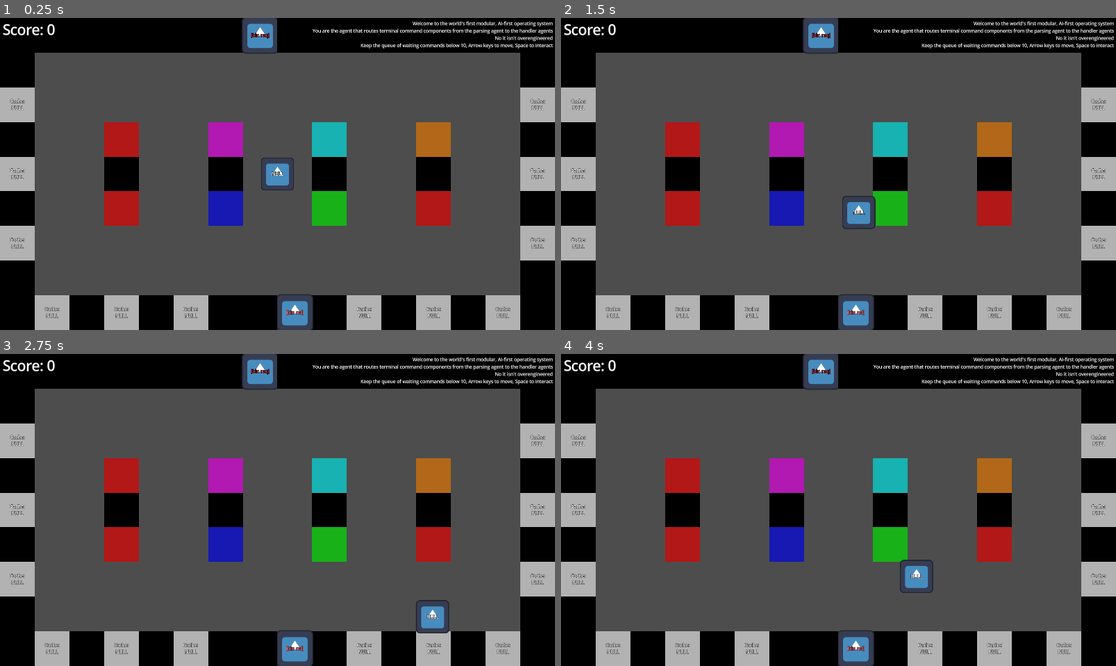
Above: before the commit, frames 1-4 (two rows, left to right).
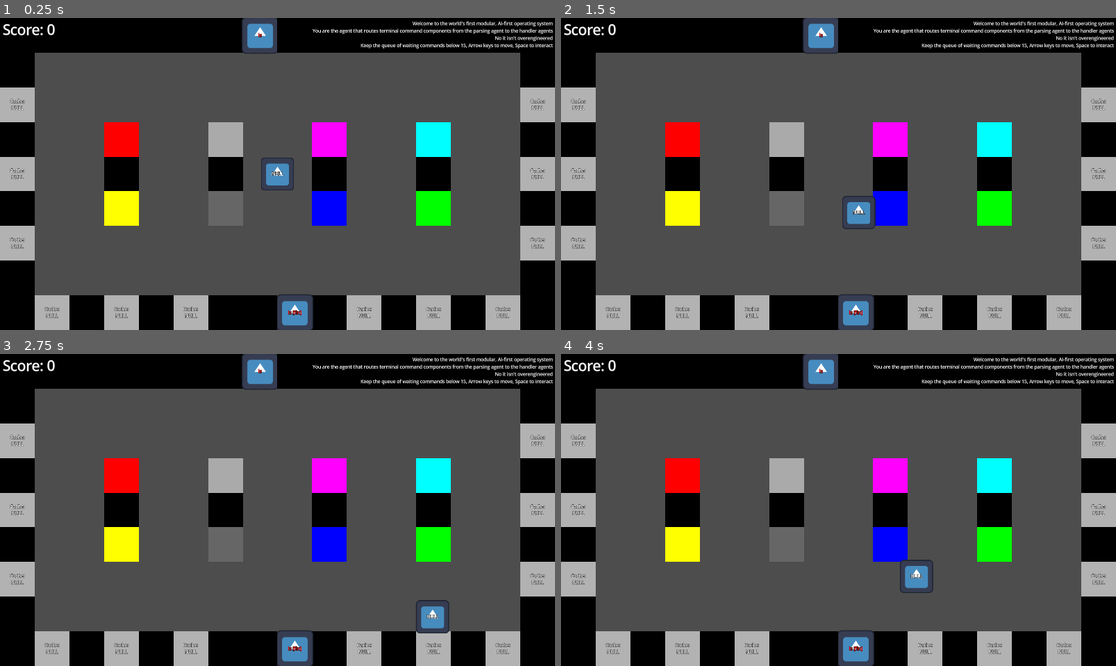
Above: after the commit, the same moments.

Repository: mxadams/blasterhacks26
Game: Godot game, scene res://scenes/game.tscn
The game is run twice, just before and just after one commit, with the same random seed, the same clock (stepped at 60 frames per second) and the same inputs. The engine's default icon, where the game draws it, is replaced by a stand-in: a white triangle on a blue panel in a dark square.
Inputs:
- Up to frame 1 (0.25 s): no input
- Up to frame 2 (1.5 s): tap Enter at 0.5 s; hold Right (right) 0.53-1.28 s; tap Space (interact) at 0.6, 1.25, 1.35 s; hold Down (down) from 1.28 s (still down)
- Up to frame 3 (2.75 s): release Down (down) at 2.03 s; hold Right (right) from 2.03 s (still down); tap Space (interact) at 2.1 s
- Up to frame 4 (4 s): release Right (right) at 2.78 s; hold Up (up) 2.78-3.53 s; tap Space (interact) at 2.85, 3.6 s; tap Enter at 3.5 s; hold Left (left) from 3.53 s (still down)

The runs differ from the first frame. In frame 1, 5.7% of the frame differs, in the area x 18-84%, y 4-96%; in frame 2, 5.6%; in frame 3, 5.7%; in frame 4, 5.7%.

Commit message:
changed text and colors, machines now do not show text

Diff:
--- a/scenes/machine.tscn
+++ b/scenes/machine.tscn
@@ -1,7 +1,6 @@
 [gd_scene format=3 uid="uid://dtrebi3nc5gry"]
 
 [ext_resource type="Script" uid="uid://emdbx70cebnd" path="res://scripts/machine.gd" id="1_73k52"]
-[ext_resource type="Texture2D" uid="uid://cxpfpiutnlcfe" path="res://icon.svg" id="2_448ux"]
 
 [sub_resource type="CircleShape2D" id="CircleShape2D_i4f25"]
 radius = 100.0
@@ -11,14 +10,14 @@
 [sub_resource type="RectangleShape2D" id="RectangleShape2D_73k52"]
 size = Vector2(120, 120)
 
+[sub_resource type="QuadMesh" id="QuadMesh_a5lir"]
+size = Vector2(120, 120)
+
 [node name="Machine" type="Area2D" unique_id=307354090]
 script = ExtResource("1_73k52")
 
 [node name="CollisionShape2D" type="CollisionShape2D" parent="." unique_id=288157467]
 shape = SubResource("CircleShape2D_i4f25")
-
-[node name="Sprite2D" type="Sprite2D" parent="." unique_id=1996330994]
-texture = ExtResource("2_448ux")
 
 [node name="Timer" type="Timer" parent="." unique_id=1568130455]
 
@@ -56,4 +55,7 @@
 [node name="CollisionShape2D" type="CollisionShape2D" parent="StaticBody2D" unique_id=971193631]
 shape = SubResource("RectangleShape2D_73k52")
 
+[node name="MeshInstance2D" type="MeshInstance2D" parent="." unique_id=185585861]
+mesh = SubResource("QuadMesh_a5lir")
+
 [connection signal="timeout" from="Timer" to="." method="_on_timer_timeout"]
--- a/scripts/command_feed.gd
+++ b/scripts/command_feed.gd
@@ -59,7 +59,7 @@
 			Global.CMD_QUEUE.pop_front()
 
 func _on_timer_timeout():
-	var new_command = [0]
+	var new_command = []
 	for i in range(Global.GAMERULE.max_command_length):
 		new_command.append(randi_range(1, Global.COMPONENT.NUM_TYPES))
 	new_command.sort()
@@ -68,6 +68,6 @@
 	for value in new_command:
 		if unique_command.is_empty() or unique_command[-1] != value:
 			unique_command.append(value)
-			submit_command.append(value+10)
+			submit_command.append(value + 10)
 	Global.CMD_QUEUE.append(unique_command)
 	Global.SUBMIT_QUEUE.append(submit_command)
--- a/scripts/command_submit.gd
+++ b/scripts/command_submit.gd
@@ -15,7 +15,7 @@
 			var parts = []
 			for arg in command:
 				var text = Global.COMPONENT.MAP[arg]
-				var color = Global.COMPONENT.COLORS[arg]
+				var color = Global.COMPONENT.COLORS[arg % 10]
 				parts.append("[color=%s]%s[/color]" % [color, text])
 			if label.text:
 				label.text += "\n" + " ".join(parts)
@@ -26,7 +26,7 @@
 			var parts = []
 			for arg in Global.SUBMIT_QUEUE[i]:
 				var text = Global.COMPONENT.MAP[arg]
-				var color = Global.COMPONENT.COLORS[arg]
+				var color = Global.COMPONENT.COLORS[arg % 10]
 				parts.append("[color=%s]%s[/color]" % [color, text])
 			if label.text:
 				label.text += "\n" + " ".join(parts)
--- a/scripts/game.gd
+++ b/scripts/game.gd
@@ -18,8 +18,8 @@
 	label_right.text = "Welcome to the world's first modular, AI-first operating system"
 	label_right.text += "\nYou are the agent that routes terminal command components from the parsing agent to the handler agents"
 	label_right.text += "\nNo it isn't overengineered"
-	label_right.text += "\nKeep the queue of waiting commands below 10, Arrow keys to move, Space to interact"
-	if len(Global.SUBMIT_QUEUE) > 10:
+	label_right.text += "\nKeep the queue of waiting commands below " + str(Global.GAMERULE.MAX_SUBMIT_LEN) + ", Arrow keys to move, Space to interact"
+	if len(Global.SUBMIT_QUEUE) > Global.GAMERULE.MAX_SUBMIT_LEN:
 		print("GAME OVER")
 
 func _on_timer_timeout():
--- a/scripts/global.gd
+++ b/scripts/global.gd
@@ -1,13 +1,4 @@
 extends Node
-
-const CACHE_STORAGE = preload("uid://ba7moxb5lk3hg")
-const MACHINE_ARGS = preload("uid://c4hg576et111m")
-const MACHINE_BIN = preload("uid://cftwdqrqd6tee")
-const MACHINE_FILE = preload("uid://b2fd55n82g2af")
-const MACHINE_FLAGS = preload("uid://bl3l8wxpmmnyr")
-const MACHINE_IO = preload("uid://bi48bhopw2x4q")
-const MACHINE_NET = preload("uid://45xpvfp7miu5")
-const WALL = preload("uid://bbe4ld36dyanf")
 
 var CMD_QUEUE = []
 var SUBMIT_QUEUE = []
@@ -19,46 +10,39 @@
 
 class ComponentData:
 	const ERROR_INDEX: int = -2
-	const NUM_TYPES: int = 5
+	const NULL_INDEX: int = -1
 	const MAP := {
 		ERROR_INDEX: "Hallucination",
-		-1: "NULL",
-		0: "[bin req]",
-		1: "[flag req]",
-		2: "[arg req]",
-		3: "[file req]",
-		4: "[net req]",
-		5: "[io req]",
-		10: "[bin ref]",
-		11: "[flags]",
-		12: "[args]",
-		13: "[file ref]",
-		14: "[net data]",
-		15: "[io data]",
+		NULL_INDEX: "NULL",
+		0: "ls",
+		1: "pwd",
+		2: "cd",
+		3: "mkdir",
+		4: "touch",
+		5: "mv",
+		6: "cat",
+		7: "man",
+		10: "ls [fin]",
+		11: "pwd [fin]",
+		12: "cd [fin]",
+		13: "mkdir [fin]",
+		14: "touch [fin]",
+		15: "mv [fin]",
+		16: "cat [fin]",
+		17: "man [fin]",
 	}
+	const NUM_TYPES: int = ((len(Global.COMPONENT.MAP) - 2)/2)-1
 	const COLORS := {
-		ERROR_INDEX: "ffffff",
-		-1: "ffffff",
-		0: "#b21818",
-		1: "#b26818",
-		2: "#18b218",
-		3: "#18b2b2",
-		4: "#1818b2",
-		5: "#b218b2",
-		10: "#ff5454",
-		11: "#ffff54",
-		12: "#54ff54",
-		13: "#54ffff",
-		14: "#5454ff",
-		15: "#ff54ff",
-	}
-	const SPRITES := {
-		0: MACHINE_BIN,
-		1: MACHINE_FLAGS,
-		2: MACHINE_ARGS,
-		3: MACHINE_FILE,
-		4: MACHINE_NET,
-		5: MACHINE_IO,
+		ERROR_INDEX: "#ffffff",
+		-1: "#ffffff",
+		0: "#ff0000",
+		1: "#ffff00",
+		2: "#00ff00",
+		3: "#00ffff",
+		4: "#0000ff",
+		5: "#ff00ff",
+		6: "#666666",
+		7: "#aaaaaa",
 	}
 var COMPONENT := ComponentData.new()
 
@@ -69,4 +53,5 @@
 	const COMMAND_SPAWN_TIME: float = 10.0 # seconds
 	const DIFFICULTY_INCREASE_TIME: float = 20.0 # seconds
 	const PLAYER_SPEED_INCREASE: float = 0.004 * Global.PLAYER.MOVE_SPEED_BASE
+	const MAX_SUBMIT_LEN: int = 15
 var GAMERULE := GameRuleData.new()
--- a/scripts/machine.gd
+++ b/scripts/machine.gd
@@ -4,8 +4,8 @@
 @onready var label = $Control/PanelContainer/Label
 @onready var timer: Timer = $Timer
 
-@export var input_index: int = -1
-@export var output_index: int = -1
+@export var input_index: int = Global.COMPONENT.NULL_INDEX
+@export var output_index: int = Global.COMPONENT.NULL_INDEX
 @export var cook_time: float = 4.0
 @export var error_probability: float = 0.1
 
@@ -31,19 +31,13 @@
 	if body.is_in_group("player"):
 		player_node = null
 
-
-#var text = Global.COMPONENT.MAP[self.carrying_index]
-#var color = Global.COMPONENT.COLORS[self.carrying_index]
-#label.text = "[color=%s]Cache:\n%s[/color]" % [color, text]
-
-
 func _handle_player_interact():
-	label.text = ""
+	#label.text = ""
 	if state == State.EMPTY:
 		if player_node and player_node.carrying_index == input_index:
 			label.text = "Deposit\n" + Global.COMPONENT.MAP[input_index]
 			if Input.is_action_just_pressed("interact"):
-				player_node.carrying_index = -1
+				player_node.carrying_index = Global.COMPONENT.NULL_INDEX
 				state = State.COOKING
 				timer.start()
 		else:
@@ -51,15 +45,15 @@
 	elif state == State.COOKING:
 		label.text = "Processing"
 	elif state == State.DONE:
-		if player_node and player_node.carrying_index == -1:
+		if player_node and player_node.carrying_index == Global.COMPONENT.NULL_INDEX:
 			label.text = "Pick Up\n" + Global.COMPONENT.MAP[output_index]
 			if Input.is_action_just_pressed("interact"):
 				player_node.carrying_index = output_index
 				state = State.EMPTY
 		else:
-			label.text = Global.COMPONENT.MAP[output_index] + " Ready"
+			label.text = Global.COMPONENT.MAP[output_index % 10] + " Ready"
 	elif state == State.ERROR:
-		if player_node and player_node.carrying_index == -1:
+		if player_node and player_node.carrying_index == Global.COMPONENT.NULL_INDEX:
 			label.text = "Pick Up\n" + Global.COMPONENT.MAP[Global.COMPONENT.ERROR_INDEX]
 			if Input.is_action_just_pressed("interact"):
 				player_node.carrying_index = Global.COMPONENT.ERROR_INDEX
--- a/scripts/player.gd
+++ b/scripts/player.gd
@@ -4,11 +4,11 @@
 
 var input_direction := Vector2.ZERO
 
-var carrying_index: int = -1
+var carrying_index: int = Global.COMPONENT.NULL_INDEX
 
 func _process(delta):
 	var text = Global.COMPONENT.MAP[carrying_index]
-	var color = Global.COMPONENT.COLORS[carrying_index]
+	var color = Global.COMPONENT.COLORS[carrying_index % 10]
 	label.text = "[color=%s]%s[/color]" % [color, text]
 
 func _physics_process(delta):
--- a/scripts/tile_map_layer.gd
+++ b/scripts/tile_map_layer.gd
@@ -15,7 +15,7 @@
 		child.output_index = index + 10
 		var children = child.get_children()
 		for i in children:
-			if i is Sprite2D:
-				i.texture = Global.COMPONENT.SPRITES[index]
+			if i is MeshInstance2D:
+				i.modulate = Color(Global.COMPONENT.COLORS[index % 10])
 		if index > 0:
 			index -= 1
